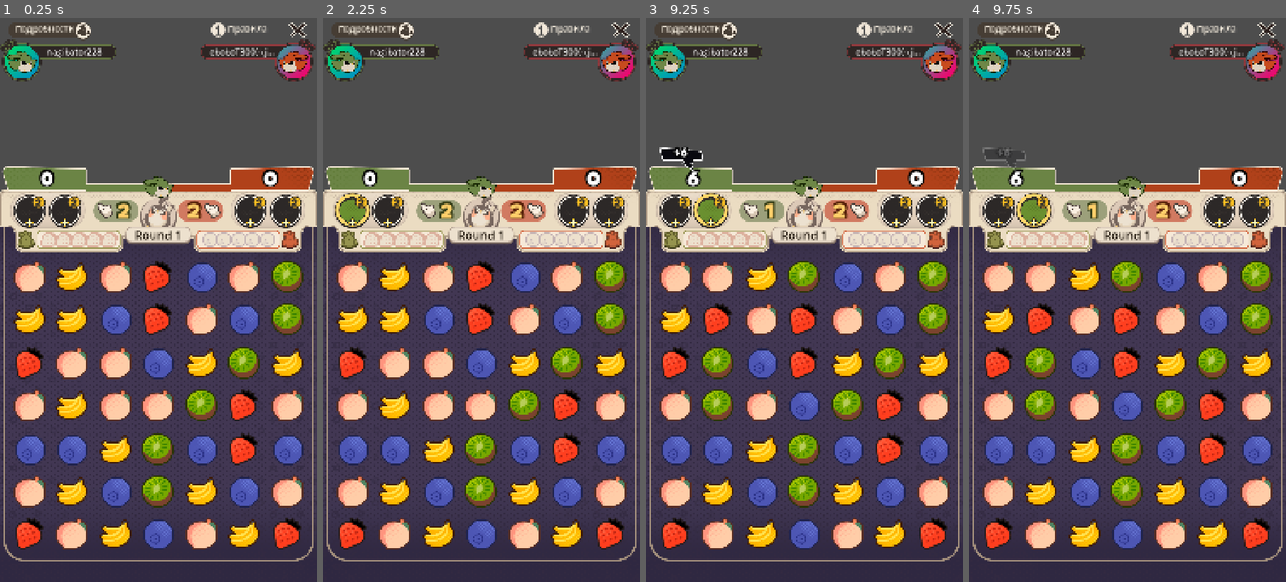
Above: before the commit, frames 1-4 (left to right).
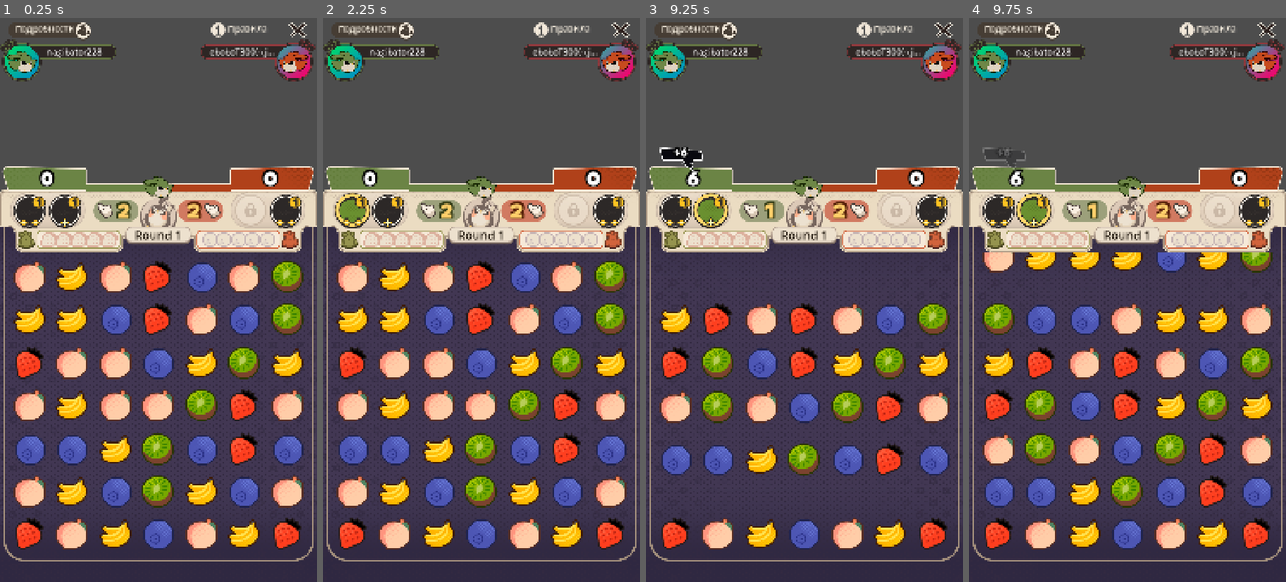
Above: after the commit, the same moments.

Repository: kakachaDev/origami-battle-godot
Game: Godot game, scene res://Assets/Scenes/game.tscn
Same seed, same stepped clock (60 frames per second), same inputs: the game is played once before the commit and once after it.
Inputs (mouse positions are in pixels of both pictures, inside the frame that each line leads up to):
- Up to frame 1 (0.25 s): no input
- Up to frame 2 (2.25 s): click "Правила" at 0.5 s; click "Подробности" at 1.25 s; click (354, 209) at 2.02 s
- Up to frame 3 (9.25 s): click "Правила" at 2.75 s; click "Подробности" at 3.5 s; click (677, 209) at 4.27 s; click "Правила" at 5 s; click "Подробности" at 5.75 s; click (677, 209) at 6.52 s; tap Enter at 7.25 s; drag from (804, 407) to (836, 175) at 7.27 s; drag from (899, 384) to (788, 412) at 8.02 s; move the mouse to (709, 215) at 8.77 s; click (709, 215) at 8.92 s
- Up to frame 4 (9.75 s): drag from (1143, 300) to (1032, 215) at 9.52 s

The runs differ from the first frame. In frame 1, 0.7% of the frame differs, in the area x 5-95%, y 31-38%; in frame 2, 0.7%; in frame 3, 11%; in frame 4, 19%, in the area x 4-96%, y 31-87%.

Commit message:
Add active skill system: DestroyType and DestroyLines skills
- SkillEffect base class (INSTANT / PICK_GEM activation types)
- SkillEffectDestroyType: rank 1 destroys all gems of clicked type,
  rank 2 spreads clicked gem's modifier first, rank 3 allows Applebomb
- SkillEffectDestroyLines: instantly destroys rank+1 random rows/cols
- GameBoard: skill_targeting mode, activate_skill/cancel_skill_targeting
  public API, _execute_skill coroutine, skill_used signal
- GameManager: _on_skill_used updates score without consuming moves
- GameUI: wires L_Slot1 (DestroyType r2), L_Slot2 (DestroyLines r1),
  R_Slot1 (DestroyLines r2); hides R_Slot2; handles toggle/cancel

Diff:
--- /dev/null
+++ b/Assets/Resources/Skills/DestroyLines.tres
@@ -0,0 +1,13 @@
+[gd_resource type="Resource" load_steps=3 format=3 uid="uid://dskilldestroylines"]
+
+[ext_resource type="Script" path="res://Assets/Scripts/SkillData.gd" id="1_skilldata"]
+[ext_resource type="Script" path="res://Assets/Scripts/Effects/SkillEffectDestroyLines.gd" id="2_effect"]
+
+[sub_resource type="Resource" id="Resource_effect"]
+script = ExtResource("2_effect")
+
+[resource]
+script = ExtResource("1_skilldata")
+skill_name = "Destroy Lines"
+description = "Destroys 2/3/4 random rows or columns based on rank."
+skill_effect = SubResource("Resource_effect")
--- /dev/null
+++ b/Assets/Resources/Skills/DestroyType.tres
@@ -0,0 +1,14 @@
+[gd_resource type="Resource" load_steps=3 format=3 uid="uid://dskilldestroytype"]
+
+[ext_resource type="Script" path="res://Assets/Scripts/SkillData.gd" id="1_skilldata"]
+[ext_resource type="Script" path="res://Assets/Scripts/Effects/SkillEffectDestroyType.gd" id="2_effect"]
+
+[sub_resource type="Resource" id="Resource_effect"]
+script = ExtResource("2_effect")
+activation_type = 1
+
+[resource]
+script = ExtResource("1_skilldata")
+skill_name = "Destroy Type"
+description = "Destroys all gems of the selected type. Rank 2: spreads modifier first. Rank 3: Applebomb destroys all."
+skill_effect = SubResource("Resource_effect")
--- /dev/null
+++ b/Assets/Scripts/Effects/SkillEffectDestroyLines.gd
@@ -0,0 +1,20 @@
+@tool
+class_name SkillEffectDestroyLines
+extends SkillEffect
+
+func get_targets(board: BoardState, _origin: Vector2i, rank: int) -> Array[Vector2i]:
+	var line_count := rank + 1  # rank1=2, rank2=3, rank3=4
+	var hits: Dictionary = {}
+	for i in line_count:
+		if randi() % 2 == 0:
+			var row := randi() % BoardState.ROWS
+			for pos in board.get_bomb_lr_positions(row):
+				hits[pos] = true
+		else:
+			var col := randi() % BoardState.COLS
+			for pos in board.get_bomb_ud_positions(col):
+				hits[pos] = true
+	var result: Array[Vector2i] = []
+	for pos in hits:
+		result.append(pos)
+	return result
--- /dev/null
+++ b/Assets/Scripts/Effects/SkillEffectDestroyType.gd
@@ -0,0 +1,26 @@
+@tool
+class_name SkillEffectDestroyType
+extends SkillEffect
+
+func get_targets(board: BoardState, origin: Vector2i, rank: int) -> Array[Vector2i]:
+	if origin == Vector2i(-1, -1):
+		return []
+	var gem := board.get_gem(origin.x, origin.y)
+	if rank >= 3 and gem == BoardState.APPLEBOMB_TYPE:
+		return board.get_all_positions()
+	if gem < 0 or gem == BoardState.APPLEBOMB_TYPE:
+		return []
+	return board.get_all_positions_of_type(gem)
+
+func get_modifier_spreads(board: BoardState, origin: Vector2i, rank: int) -> Array:
+	if rank < 2 or origin == Vector2i(-1, -1):
+		return []
+	var gem := board.get_gem(origin.x, origin.y)
+	var mod := board.get_modifier(origin.x, origin.y)
+	if gem < 0 or gem == BoardState.APPLEBOMB_TYPE or mod == BoardState.MOD_NONE:
+		return []
+	var result: Array = []
+	for pos in board.get_all_positions_of_type(gem):
+		if pos != origin:
+			result.append({"pos": pos, "mod": mod, "gem": gem})
+	return result
--- a/Assets/Scripts/GameBoard.gd
+++ b/Assets/Scripts/GameBoard.gd
@@ -36,10 +36,16 @@
 var _event_queue: Array = []
 var _move_match_count: int = 0
 
+var _skill_targeting := false
+var _pending_skill_effect: SkillEffect = null
+var _pending_skill_rank := 1
+
 signal move_completed(gems_by_type: Dictionary, match_count: int)
 signal passive_charged(player: int, charge: int, source_world_pos: Vector2)
 signal passive_fire_requested(player: int, icon_targets: Array)
 signal passive_fire_completed
+signal skill_used(gems_by_type: Dictionary, match_count: int)
+signal skill_targeting_changed(is_targeting: bool)
 
 # ── Public API ────────────────────────────────────────────────────────────────
 
@@ -47,12 +53,33 @@
 	get:
 		return _board
 
+var is_busy: bool:
+	get:
+		return _busy
+
 func configure_passive(l_type: int, r_type: int) -> void:
 	_l_passive_gem_type = l_type
 	_r_passive_gem_type = r_type
 
 func set_current_player(player: int) -> void:
 	_current_player = player
+
+func activate_skill(effect: SkillEffect, rank: int) -> void:
+	if _busy:
+		return
+	if effect.activation_type == SkillEffect.ActivationType.INSTANT:
+		_busy = true
+		_execute_skill(effect, Vector2i(-1, -1), rank)
+	else:
+		_skill_targeting = true
+		_pending_skill_effect = effect
+		_pending_skill_rank = rank
+		skill_targeting_changed.emit(true)
+
+func cancel_skill_targeting() -> void:
+	_skill_targeting = false
+	_pending_skill_effect = null
+	skill_targeting_changed.emit(false)
 
 func get_cell_world_center(row: int, col: int) -> Vector2:
 	return global_position + Vector2(START_X + col * CELL_STEP + CELL_SIZE * 0.5, START_Y + row * CELL_STEP + CELL_SIZE * 0.5)
@@ -88,7 +115,14 @@
 	if event is InputEventMouseButton:
 		var mb := event as InputEventMouseButton
 		if mb.button_index == MOUSE_BUTTON_LEFT:
-			_drag_from = _cell_at(mb.position) if mb.pressed else Vector2i(-1, -1)
+			if _skill_targeting and mb.pressed:
+				var pos := _cell_at(mb.position)
+				if pos != Vector2i(-1, -1):
+					_skill_targeting = false
+					_busy = true
+					_execute_skill(_pending_skill_effect, pos, _pending_skill_rank)
+			elif not _skill_targeting:
+				_drag_from = _cell_at(mb.position) if mb.pressed else Vector2i(-1, -1)
 	elif event is InputEventMouseMotion:
 		if _drag_from == Vector2i(-1, -1):
 			return
@@ -470,6 +504,28 @@
 
 	return gems_by_type
 
+# ── Skill Execution ───────────────────────────────────────────────────────────
+
+func _execute_skill(effect: SkillEffect, origin: Vector2i, rank: int) -> void:
+	_event_queue.clear()
+	_move_match_count = 0
+
+	for s in effect.get_modifier_spreads(_board, origin, rank):
+		_board.set_modifier(s.pos.x, s.pos.y, s.mod)
+		_event_queue.append({"t": "modifier_set", "pos": s.pos, "mod": s.mod, "gem": s.gem})
+
+	var targets: Array[Vector2i] = effect.get_targets(_board, origin, rank)
+	if not targets.is_empty():
+		_simulate_wave(targets, {}, false)
+		var gems_by_type := await _play_event_queue()
+		skill_used.emit(gems_by_type, _move_match_count)
+	elif not _event_queue.is_empty():
+		await _play_event_queue()
+
+	_busy = false
+	_skill_targeting = false
+	skill_targeting_changed.emit(false)
+
 # ── Helpers ───────────────────────────────────────────────────────────────────
 
 func _cell_pos(row: int, col: int) -> Vector2:
--- a/Assets/Scripts/GameManager.gd
+++ b/Assets/Scripts/GameManager.gd
@@ -30,6 +30,7 @@
 func _ready() -> void:
 	_board.move_completed.connect(_on_move_completed)
 	_board.passive_charged.connect(_on_passive_charged)
+	_board.skill_used.connect(_on_skill_used)
 	l_passive_gem_type = randi() % 5
 	r_passive_gem_type = randi() % 5
 	call_deferred("_emit_initial_state")
@@ -47,6 +48,18 @@
 	else:
 		r_passive_charge = charge
 	passive_charge_updated.emit(player, charge)
+
+func _on_skill_used(gems_by_type: Dictionary, _match_count: int) -> void:
+	var total := 0
+	for c in gems_by_type.values():
+		total += c
+	if current_player == LEFT:
+		l_score += total
+		player_scored.emit(LEFT, total)
+	else:
+		r_score += total
+		player_scored.emit(RIGHT, total)
+	score_updated.emit(l_score, r_score)
 
 func _on_move_completed(gems_by_type: Dictionary, match_count: int) -> void:
 	var total := 0
--- a/Assets/Scripts/GameUI.gd
+++ b/Assets/Scripts/GameUI.gd
@@ -1,5 +1,8 @@
 extends Node
 class_name GameUI
+
+const _SKILL_DESTROY_TYPE: SkillData = preload("res://Assets/Resources/Skills/DestroyType.tres")
+const _SKILL_DESTROY_LINES: SkillData = preload("res://Assets/Resources/Skills/DestroyLines.tres")
 
 @export var passive_stack_resources: Array[PassiveStackData] = []
 
@@ -15,6 +18,13 @@
 @onready var _r_add_score: TextureRect = $"../HotBar/R_AddScore"
 @onready var _l_passive: PassiveStack = $"../HotBar/L_PassiveStack"
 @onready var _r_passive: PassiveStack = $"../HotBar/R_PassiveStack"
+@onready var _l_skill1: ActiveSkillBase = $"../HotBar/L_ActiveSkillSlots/Slot1/ActiveSkillBase"
+@onready var _l_skill2: ActiveSkillBase = $"../HotBar/L_ActiveSkillSlots/Slot2/ActiveSkillBase"
+@onready var _r_skill1: ActiveSkillBase = $"../HotBar/R_ActiveSkillSlots/Slot1/ActiveSkillBase"
+@onready var _r_slot2: Control = $"../HotBar/R_ActiveSkillSlots/Slot2"
+
+var _current_player: int = GameManager.LEFT
+var _selected_skill: ActiveSkillBase = null
 
 func _ready() -> void:
 	_manager.score_updated.connect(_on_score_updated)
@@ -24,8 +34,25 @@
 	_manager.passive_charge_updated.connect(_on_passive_charge_updated)
 	_board.passive_charged.connect(_on_passive_charged)
 	_board.passive_fire_requested.connect(_on_passive_fire_requested)
+	_board.skill_targeting_changed.connect(_on_skill_targeting_changed)
 	_l_add_score.visible = false
 	_r_add_score.visible = false
+
+	_r_slot2.visible = false
+
+	_l_skill1.skill_data = _SKILL_DESTROY_TYPE
+	_l_skill1.rank = 2
+	_l_skill1.count = 1
+	_l_skill2.skill_data = _SKILL_DESTROY_LINES
+	_l_skill2.rank = 1
+	_l_skill2.count = 1
+	_r_skill1.skill_data = _SKILL_DESTROY_LINES
+	_r_skill1.rank = 2
+	_r_skill1.count = 1
+
+	_l_skill1.pressed.connect(func(): _on_skill_pressed(_l_skill1, GameManager.LEFT))
+	_l_skill2.pressed.connect(func(): _on_skill_pressed(_l_skill2, GameManager.LEFT))
+	_r_skill1.pressed.connect(func(): _on_skill_pressed(_r_skill1, GameManager.RIGHT))
 
 func _on_score_updated(l_score: int, r_score: int) -> void:
 	_l_score.text = str(l_score)
@@ -41,6 +68,7 @@
 func _on_turns_updated(l_moves: int, r_moves: int, player: int, round: int) -> void:
 	_l_turns.text = str(l_moves)
 	_r_turns.text = str(r_moves)
+	_current_player = player
 	if _manager.total_rounds > 0:
 		_turn_label.text = "Round %d/%d" % [round, _manager.total_rounds]
 	else:
@@ -82,6 +110,31 @@
 			if pending[0] == 0:
 				_board.passive_fire_completed.emit()
 		)
+
+func _on_skill_pressed(button: ActiveSkillBase, player: int) -> void:
+	if _board.is_busy or player != _current_player:
+		button.button_pressed = false
+		return
+	var effect := button.skill_data.skill_effect as SkillEffect if button.skill_data else null
+	if effect == null:
+		button.button_pressed = false
+		return
+	if _selected_skill == button:
+		_selected_skill = null
+		button.button_pressed = false
+		_board.cancel_skill_targeting()
+		return
+	if _selected_skill != null:
+		_selected_skill.button_pressed = false
+		_board.cancel_skill_targeting()
+	_selected_skill = button
+	button.button_pressed = true
+	_board.activate_skill(effect, button.rank)
+
+func _on_skill_targeting_changed(is_targeting: bool) -> void:
+	if not is_targeting and _selected_skill != null:
+		_selected_skill.button_pressed = false
+		_selected_skill = null
 
 func _spawn_flying_gem(from: Vector2, target: PassiveStack, data: PassiveStackData) -> void:
 	var icon := TextureRect.new()
--- /dev/null
+++ b/Assets/Scripts/SkillEffect.gd
@@ -0,0 +1,15 @@
+@tool
+class_name SkillEffect
+extends Resource
+
+enum ActivationType { INSTANT = 0, PICK_GEM = 1 }
+
+@export var activation_type: ActivationType = ActivationType.INSTANT
+
+# origin = clicked gem pos (Vector2i(-1,-1) for INSTANT skills), rank = 1..3
+func get_targets(board: BoardState, origin: Vector2i, rank: int) -> Array[Vector2i]:
+	return []
+
+# Returns Array of {pos, mod, gem} to apply as modifier_set events before destruction.
+func get_modifier_spreads(board: BoardState, origin: Vector2i, rank: int) -> Array:
+	return []
Not shown, added: Assets/Scripts/Effects/SkillEffectDestroyLines.gd.uid
Not shown, added: Assets/Scripts/Effects/SkillEffectDestroyType.gd.uid
Not shown, added: Assets/Scripts/SkillEffect.gd.uid
